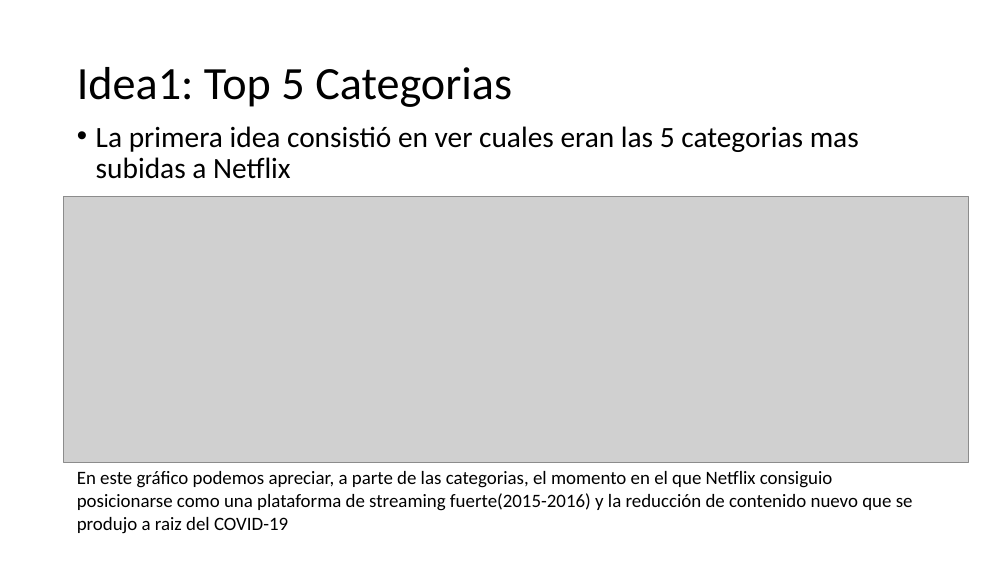
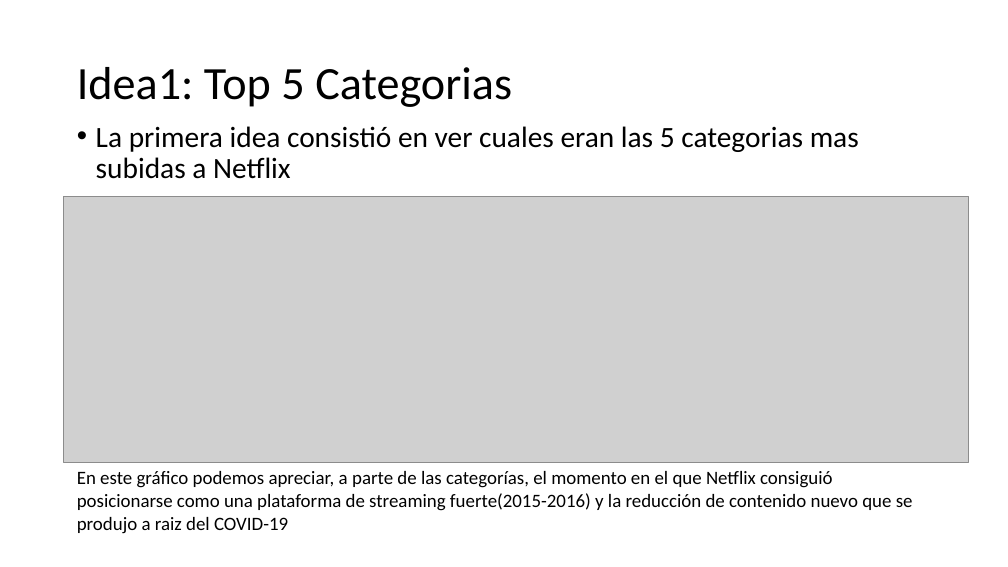
Before and after one commit to pinipv/EDA, a slide deck: slide 5 of presentacion/Netflix.pptx. Drawn at 1008x567 pixels with LibreOffice and Linux fonts; fonts in the diff are those of the drawing; grey boxes stand for pictures. Boxes give left, top, right and bottom in pixels: in the first picture for what was removed or moved away, otherwise in the second. Text is boxed around its words. In the diff, an @@ line names an element or a change of style, - is before the commit and + after.

```diff
--- a/presentacion/Netflix.pptx
+++ b/presentacion/Netflix.pptx
@@ text at [77, 471, 913, 534]: text changed @@
-En este gráfico podemos apreciar, a parte de las categorias, el momento en el que Netflix consiguio posicionarse como una plataforma de streaming fuerte(2015-2016) y la reducción de contenido nuevo que se produjo a raiz del COVID-19
+En este gráfico podemos apreciar, a parte de las categorías, el momento en el que Netflix consiguió posicionarse como una plataforma de streaming fuerte(2015-2016) y la reducción de contenido nuevo que se produjo a raiz del COVID-19
```
Also in this commit, not shown: 2 other slides changed, 1 slide added, 2 other files.
